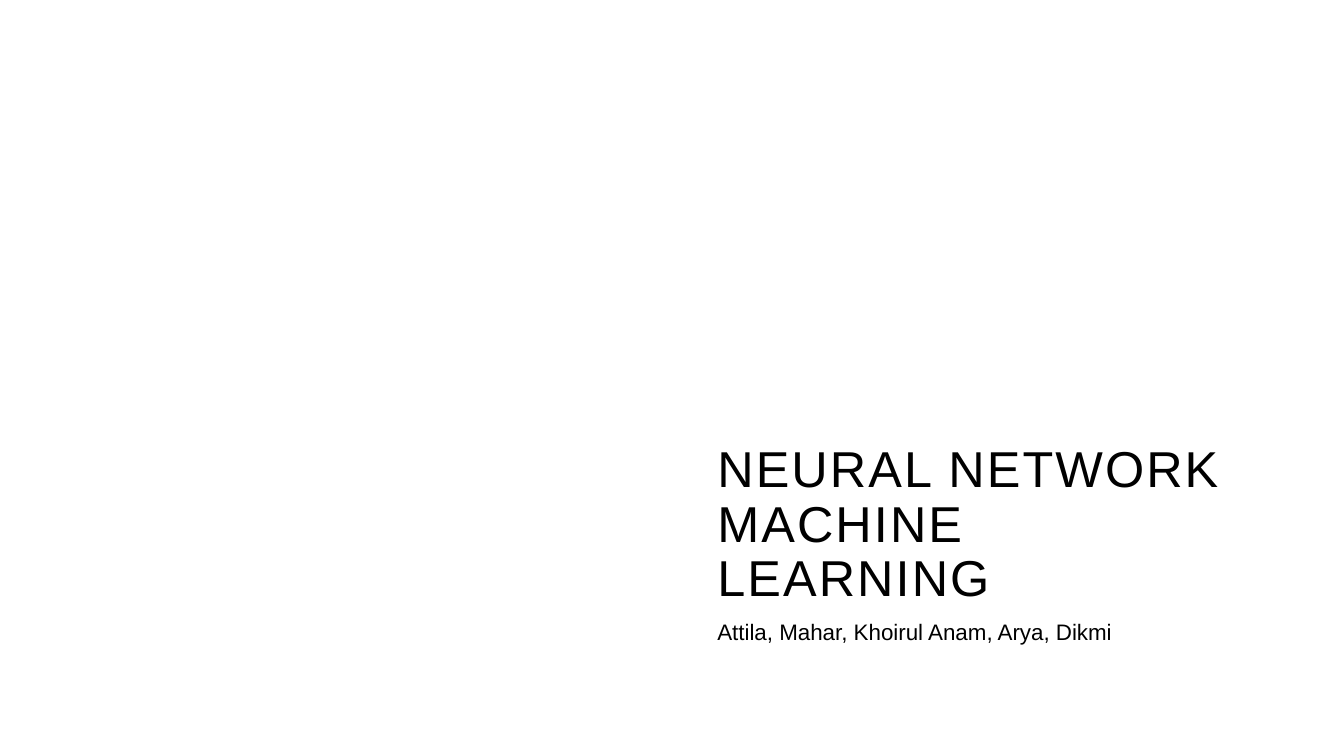
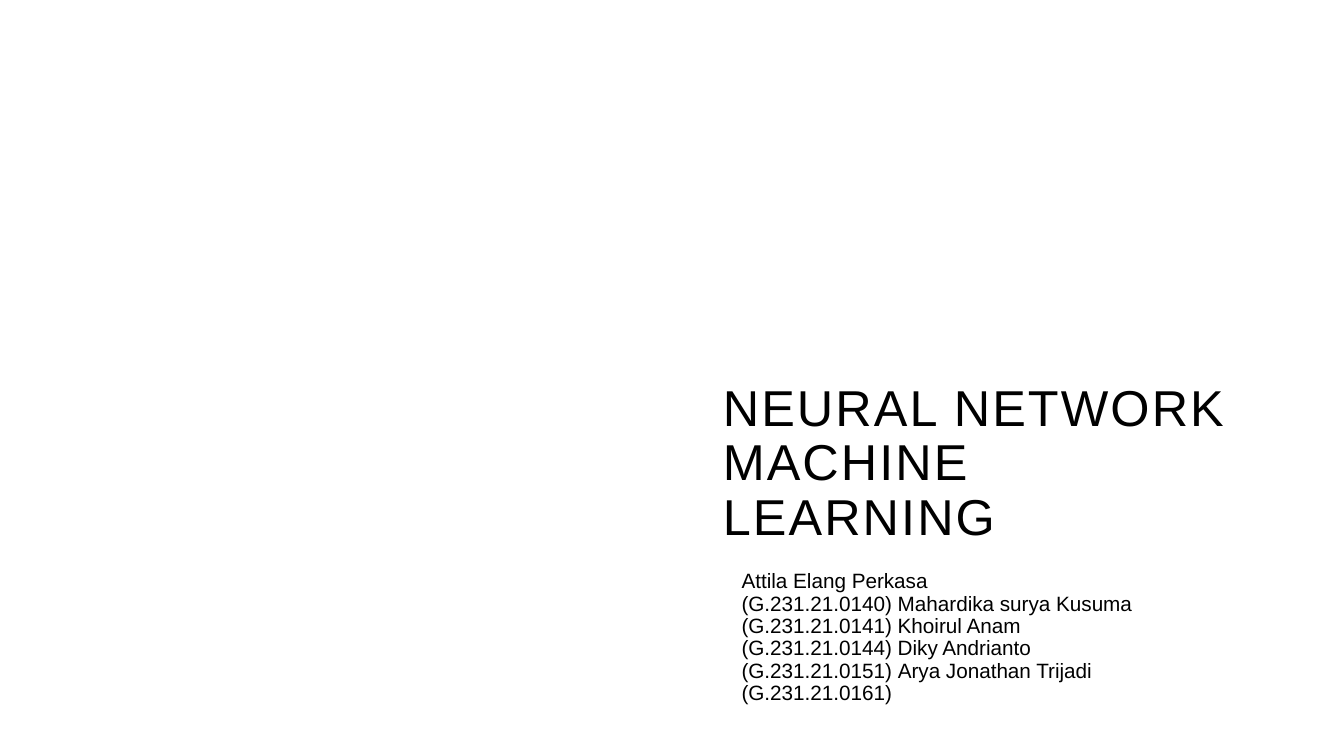
Before and after one commit to Anamkhoirull001/Tugas-RPL, a slide deck: slide 1 of Tugas Teori/presentasi/Neural Network.pptx. Drawn at 1344x756 pixels with LibreOffice and Linux fonts; fonts in the diff are those of the drawing; background and template pictures are left out. Boxes give left, top, right and bottom in pixels: in the first picture for what was removed or moved away, otherwise in the second. Text is boxed around its words. In the diff, an @@ line names an element or a change of style, - is before the commit and + after.

```diff
--- a/Tugas Teori/presentasi/Neural Network.pptx
+++ b/Tugas Teori/presentasi/Neural Network.pptx
@@ title "NEURAL NETWORK MACHINE LEARNING": place and size @@
-title "NEURAL NETWORK MACHINE LEARNING" at [717, 451, 1218, 597]
+title "NEURAL NETWORK MACHINE LEARNING" at [723, 390, 1224, 536]
@@ subtitle at [742, 573, 1132, 705]: text changed; size 16 to 14.8 pt @@
-Attila, Mahar, Khoirul Anam, Arya, Dikmi
+Attila Elang Perkasa (G.231.21.0140) Mahardika surya Kusuma (G.231.21.0141) Khoirul Anam (G.231.21.0144) Diky Andrianto (G.231.21.0151) Arya Jonathan Trijadi (G.231.21.0161)
```
Also in this commit, not shown: 1 other file.
